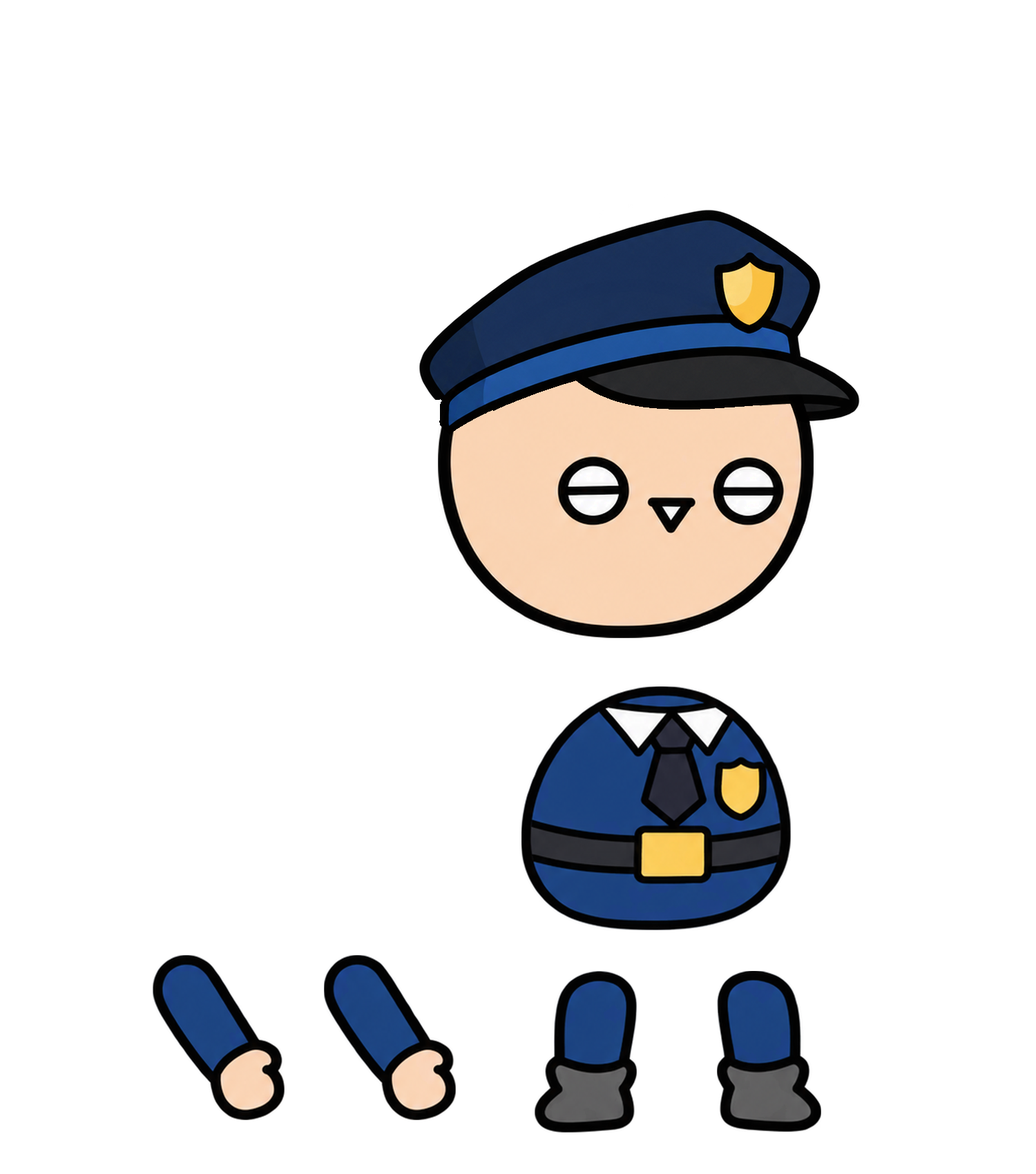
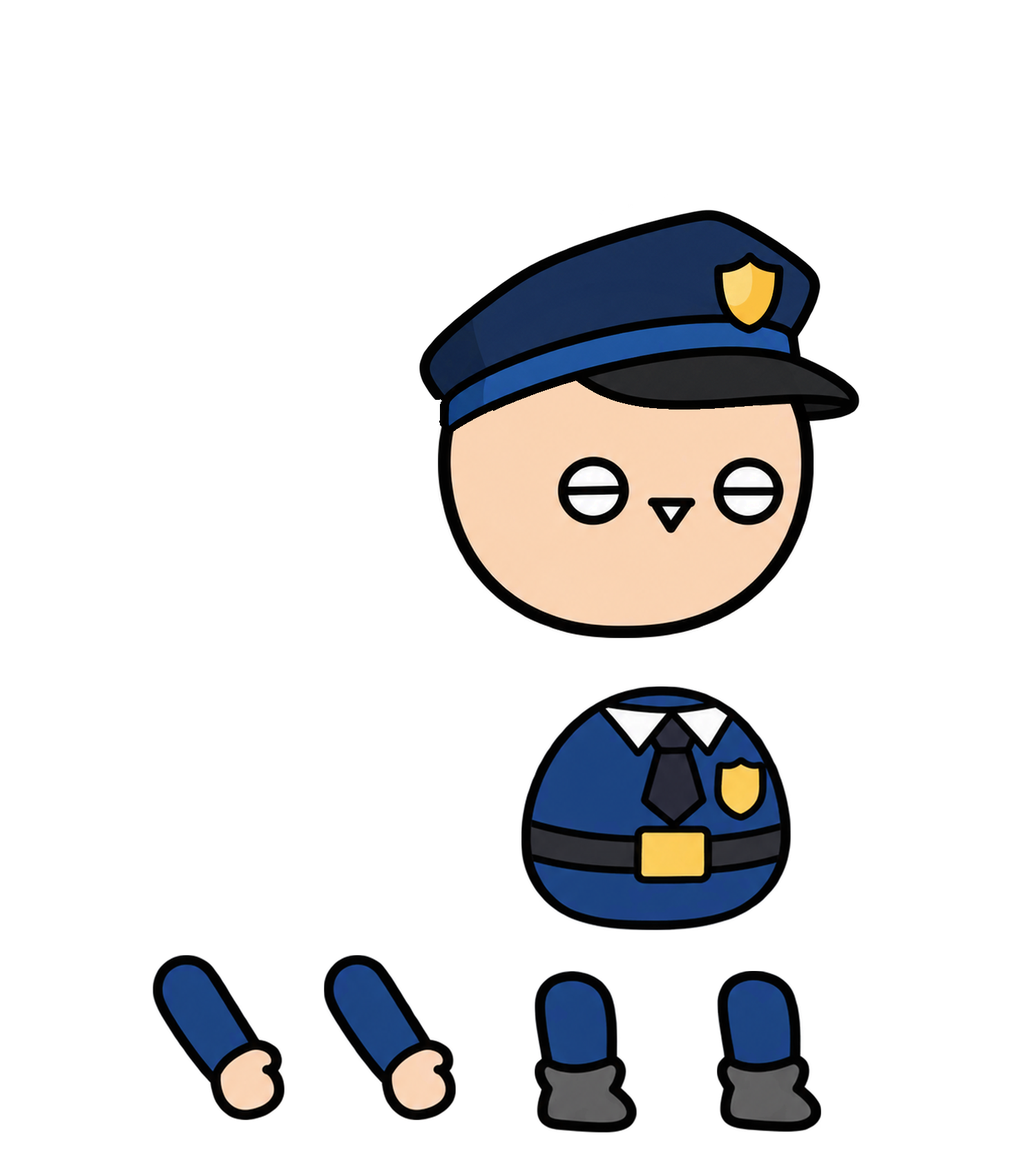
Comparing the layer stacks of the two 1036 x 1174 images. Changes:
painted on "다리1" over box(534, 970, 637, 1133)
